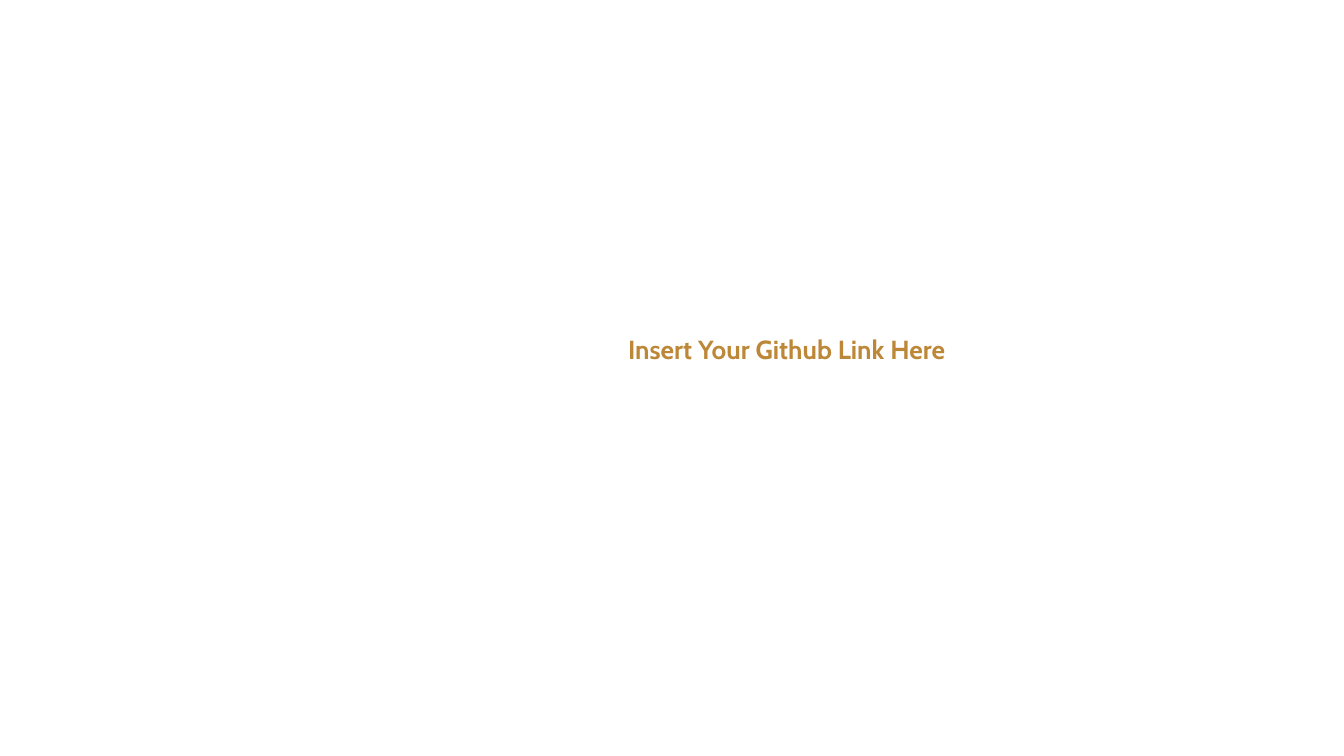
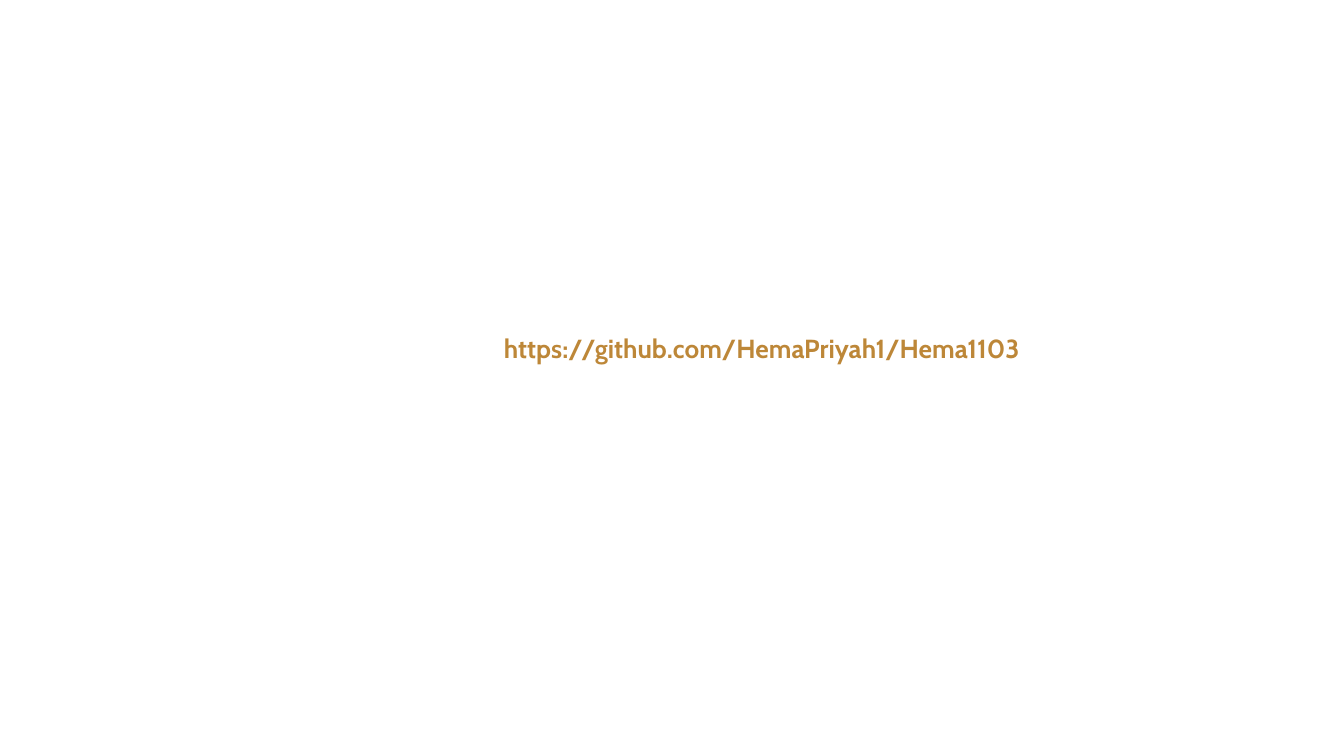
Before and after one commit to HemaPriyah1/Hema1103, a slide deck: slide 10 of NM-2.0-CF1-Task 1.pptx. Drawn at 1344x756 pixels with LibreOffice and Linux fonts; fonts in the diff are those of the drawing; background and template pictures are left out. Boxes give left, top, right and bottom in pixels: in the first picture for what was removed or moved away, otherwise in the second. Text is boxed around its words. In the diff, an @@ line names an element or a change of style, - is before the commit and + after.

```diff
--- a/NM-2.0-CF1-Task 1.pptx
+++ b/NM-2.0-CF1-Task 1.pptx
@@ text at box(504, 338, 1019, 364): text changed @@
-Insert Your Github Link Here
+https://github.com/HemaPriyah1/Hema1103
```
